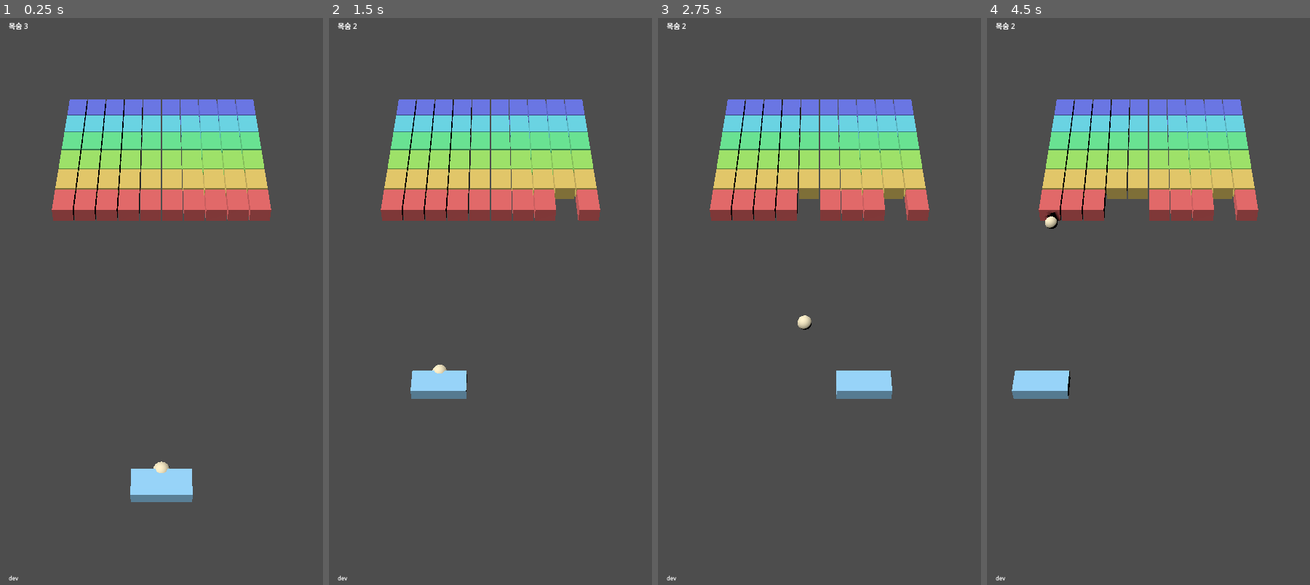
Above: before the commit, frames 1-4 (left to right).
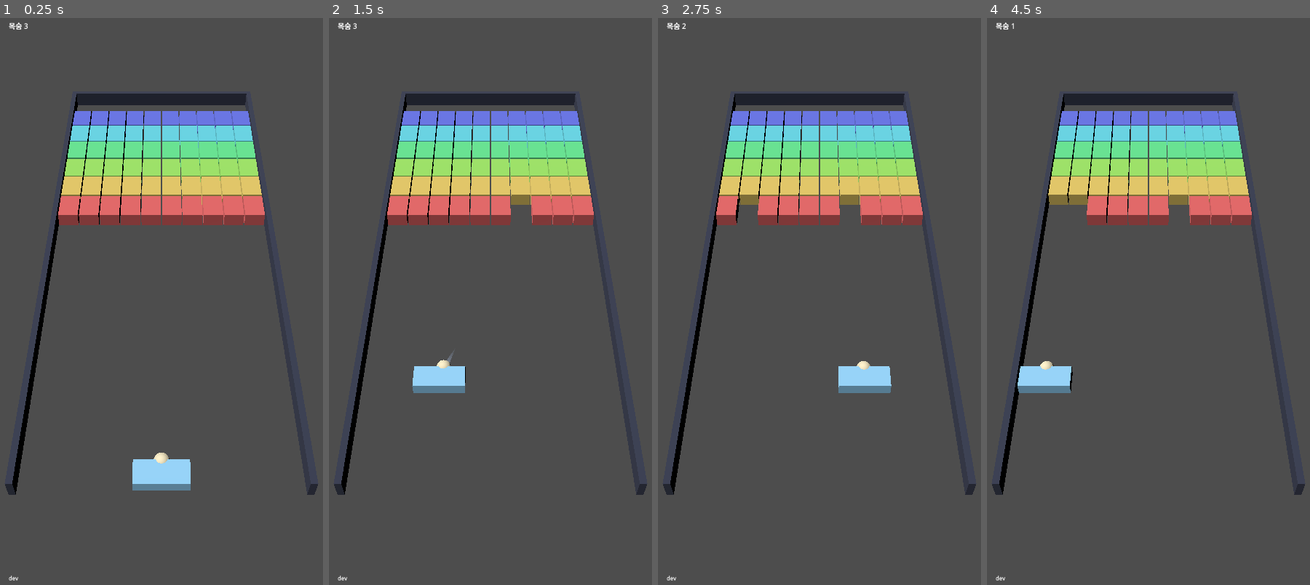
Above: after the commit, the same moments.

Repository: kjw5541a-hash/3DBlockBreaker
Game: Godot game, scene res://scenes/game.tscn
The game is run twice, just before and just after one commit, with the same random seed, the same clock (stepped at 60 frames per second) and the same inputs.
Inputs (mouse positions are in pixels of both pictures, inside the frame that each line leads up to):
- Up to frame 1 (0.25 s): no input
- Up to frame 2 (1.5 s): tap Enter at 0.5 s; move the mouse to (561, 273) at 0.52 s; click (561, 273) at 0.67 s; drag from (425, 329) to (474, 414) at 1.27 s
- Up to frame 3 (2.75 s): move the mouse to (851, 171) at 2.02 s; click (851, 171) at 2.17 s
- Up to frame 4 (4.5 s): drag from (1132, 414) to (1051, 210) at 2.77 s; move the mouse to (1245, 386) at 3.52 s; click (1245, 386) at 3.67 s; drag from (1051, 210) to (1100, 154) at 4.27 s

The runs differ from the first frame. In frame 1, 11% of the frame differs, in the area x 1-99%, y 13-86%; in frame 2, 11%; in frame 3, 11%; in frame 4, 11%, in the area x 1-99%, y 0-85%.

Commit message:
feat: 좌우·상단 벽 렌더링, 잘 맞은 공의 상한을 경과 시간에 비례시킴
1. 벽이 보인다
지금까지 벽은 resolve_walls() 안의 숫자일 뿐 화면에 아무것도 없었다.
판 옆이 그냥 빈 공간으로 보여서 어디까지가 판인지 눈으로 알 수 없었다.
좌·우·상 세 개의 BoxMesh 를 추가한다. 두께 0.16, 높이 0.5. 안쪽 면이
정확히 판 경계에 오도록 바깥으로만 두께를 준다 — 안쪽으로 주면 벽이 공을
먹는 것처럼 보여 경계를 보여주려던 목적이 뒤집힌다.

벽이 판 경계보다 0.16 바깥으로 나가므로 카메라 fov 를 26 → 27.5 로 넓혔다.
벽 바깥면 화각 12.88° 대 화면 한계 13.75° — 여유 6.3%. 세로 충전율 71% →
67%, 패들은 화면 아래에서 17% 지점. 카메라 프레이밍 테스트도 판 경계가
아니라 벽 바깥면을 보도록 고쳤다.

2. 잘 맞은 공의 상한이 시간에 따라 오른다
상한이 처음부터 34 면 시작 몇 초 만에 손댈 수 없는 공이 나온다.
v_max_at(elapsed) 이 V_MAX_START = 20 에서 V_MAX = 34 까지
V_MAX_RAMP_SEC = 90 초에 걸쳐 선형으로 오른다. paddle_bounce 가 상한을
상수 대신 인자로 받는다.

시작 상한 20 으로도 정점이 17.07 이라 상단 벽에 닿는다 — 초반부터 판
전체를 쓸 수 있고 위쪽 줄이 잠기지 않는다.

경과 시간은 공이 살아 있는 동안만 센다(attached 조기 반환 뒤에 더한다).
발사를 미루는 것으로 난이도를 낮출 수 있으면 규칙이 아니라 요령이 된다.
목숨을 다 잃고 처음부터 다시 시작하면 램프도 0 으로 돌아간다.

트레일의 색·길이 기준점은 절대 V_MAX 그대로 뒀다. 같은 색이 시각에 따라
다른 속도를 뜻하면 트레일이 읽히지 않는다.

테스트: _test_speed_cap_ramps_with_time(경계·단조·초반 천장 도달),
_test_early_game_caps_swing_speed(같은 최대 스윙이 0초와 90초에 다른 속도),
_test_walls_mark_the_boundary(벽 세 개, 재빌드 시 안 늘어남, 안쪽 면이
판 경계와 일치).

변이 확인: 상한을 다시 상수 V_MAX 로 되돌리면 "초반인데 시작 상한을
넘었다: 34.000000 > 20.000000", 벽을 경계 안쪽으로 밀면 "벽 안쪽 면이 판
경계와 어긋난다: 3.040000, 경계 3.200000" 으로 실패한다.

Co-Authored-By: Claude Opus 5 <noreply@anthropic.com>

Diff:
--- a/scenes/game.tscn
+++ b/scenes/game.tscn
@@ -14,7 +14,7 @@
 position = Vector3(0, 9.5, 12)
 rotation = Vector3(-0.386243, 0, 0)
 keep_aspect = 0
-fov = 26.0
+fov = 27.5
 
 [node name="DirectionalLight3D" type="DirectionalLight3D" parent="."]
 rotation = Vector3(-0.872665, -0.523599, 0)
--- a/scripts/ball_physics.gd
+++ b/scripts/ball_physics.gd
@@ -62,12 +62,13 @@
 #
 # 이미 패들에서 멀어지는 중이면 손대지 않는다. 접촉이 두 프레임 이어질 때
 # 두 번 튕겨 공이 패들 안에서 진동하는 것을 막는다.
-static func paddle_bounce(v_in: Vector2, normal: Vector2, paddle_vel: Vector2) -> Vector2:
+static func paddle_bounce(v_in: Vector2, normal: Vector2, paddle_vel: Vector2,
+		v_max: float) -> Vector2:
 	if v_in.dot(normal) >= 0.0:
 		return v_in
 	var out := reflect(v_in, normal) * Tuning.PADDLE_RESTITUTION
 	out += paddle_vel * Tuning.PADDLE_SPEED_TRANSFER
 	# 하한 없음. 가만히 받으면 반발계수만큼 계속 느려지고 도달 높이가
 	# 낮아진다 — 그 상태로 버티면 STALL_PADDLE_HITS 가 목숨을 가져간다.
-	out = clamp_speed(out, 0.0, Tuning.V_MAX)
+	out = clamp_speed(out, 0.0, v_max)
 	return enforce_min_angle(out, Tuning.MIN_ANGLE_DEG)
--- a/scripts/board_view.gd
+++ b/scripts/board_view.gd
@@ -6,6 +6,13 @@
 var _bricks: Dictionary = {}   # index -> MeshInstance3D
 var _ball: MeshInstance3D
 var _paddle: MeshInstance3D
+var _walls: Array[MeshInstance3D] = []
+
+# 순수 시각값. 물리는 여전히 (u, v) 평면의 선분 하나로 튕긴다. 안쪽 면이
+# 정확히 판 경계에 오도록 바깥으로만 두께를 준다 — 벽이 공을 먹는 것처럼
+# 보이면 경계를 보여주려던 목적이 뒤집힌다.
+const WALL_THICKNESS := 0.16
+const WALL_HEIGHT := 0.5
 
 # (u, v) 는 판 로컬 평면 좌표다. 판 노드가 25° 기울어져 있으므로 여기서는
 # 기울기를 몰라도 된다 — 로컬 좌표만 만든다. 기울기를 바꿔도 이 함수는
@@ -39,6 +46,10 @@
 	if _paddle == null:
 		_paddle = _make_paddle()
 		add_child(_paddle)
+	if _walls.is_empty():
+		for w in _make_walls():
+			_walls.append(w)
+			add_child(w)
 
 func refresh_bricks(grid: BrickGrid) -> void:
 	for row in Tuning.BRICK_ROWS:
@@ -81,6 +92,37 @@
 	m.cast_shadow = GeometryInstance3D.SHADOW_CASTING_SETTING_OFF
 	return m
 
+func wall_count() -> int:
+	return _walls.size()
+
+# 좌·우·상 세 개. 이게 없으면 남은 공간이 그냥 빈 곳으로 보여서 어디까지가
+# 판인지 눈으로 알 수 없다.
+func _make_walls() -> Array[MeshInstance3D]:
+	var t := WALL_THICKNESS
+	var top := Tuning.BOARD_TOP_V
+	var half := Tuning.BOARD_HALF_WIDTH
+	var out: Array[MeshInstance3D] = []
+	for side in [-1.0, 1.0]:
+		out.append(_make_wall(
+			Vector3(t, WALL_HEIGHT, top + t),
+			Vector2(side * (half + t * 0.5), (top + t) * 0.5)))
+	out.append(_make_wall(
+		Vector3(half * 2.0 + t * 2.0, WALL_HEIGHT, t),
+		Vector2(0.0, top + t * 0.5)))
+	return out
+
+func _make_wall(size: Vector3, center: Vector2) -> MeshInstance3D:
+	var mesh := BoxMesh.new()
+	mesh.size = size
+	var m := MeshInstance3D.new()
+	m.mesh = mesh
+	m.position = board_to_local(center, WALL_HEIGHT * 0.5)
+	var mat := StandardMaterial3D.new()
+	mat.albedo_color = Color(0.22, 0.24, 0.32)
+	m.material_override = mat
+	m.cast_shadow = GeometryInstance3D.SHADOW_CASTING_SETTING_OFF
+	return m
+
 func _make_ball() -> MeshInstance3D:
 	var mesh := SphereMesh.new()
 	mesh.radius = Tuning.BALL_RADIUS
--- a/scripts/game.gd
+++ b/scripts/game.gd
@@ -33,6 +33,7 @@
 		# 마지막 목숨을 잃으면 처음부터 다시 — 1단계에는 게임오버 화면이 없다.
 		if field.lives <= 0:
 			field.lives = Tuning.LIVES
+			field.elapsed = 0.0
 			field.grid.fill_all(1)
 			board.build(field.grid)
 	if not field.attached:
--- a/scripts/play_field.gd
+++ b/scripts/play_field.gd
@@ -10,6 +10,8 @@
 # 마지막으로 블럭을 깬 뒤 패들에 몇 번 튕겼는지. 속도 하한을 없앤 대신
 # 이 값이 교착을 끝낸다.
 var paddle_hits_since_brick: int = 0
+# 공이 살아 있던 누적 시간. 잘 맞은 공의 상한이 이 값으로 오른다.
+var elapsed: float = 0.0
 
 func _init() -> void:
 	grid = BrickGrid.new()
@@ -32,7 +34,7 @@
 	ball_vel = BallPhysics.enforce_min_angle(
 		BallPhysics.clamp_speed(
 			Vector2(0.0, Tuning.v_min()) + swing * Tuning.PADDLE_SPEED_TRANSFER,
-			Tuning.v_min(), Tuning.V_MAX),
+			Tuning.v_min(), Tuning.v_max_at(elapsed)),
 		Tuning.MIN_ANGLE_DEG)
 
 func step(target: Vector2, dt: float) -> Dictionary:
@@ -41,6 +43,7 @@
 	if attached:
 		ball_pos = paddle.pos + Vector2(0.0, Tuning.PADDLE_THICKNESS * 0.5 + Tuning.BALL_RADIUS)
 		return out
+	elapsed += dt
 
 	# 한 스텝 이동거리가 반지름을 넘지 않도록 쪼갠다. 안 쪼개면 빠른
 	# 공이 얇은 블럭을 그냥 통과한다.
@@ -66,7 +69,8 @@
 		if not out["paddle_hit"] and _touches_paddle():
 			var n_p := paddle.contact_normal(ball_pos.x)
 			var before := ball_vel
-			ball_vel = BallPhysics.paddle_bounce(before, n_p, paddle.vel)
+			ball_vel = BallPhysics.paddle_bounce(before, n_p, paddle.vel,
+				Tuning.v_max_at(elapsed))
 			if ball_vel != before:
 				out["paddle_hit"] = true
 				paddle_hits_since_brick += 1
--- a/scripts/tuning.gd
+++ b/scripts/tuning.gd
@@ -27,6 +27,11 @@
 const GRAVITY := 12.0
 const BALL_RADIUS := 0.18
 const V_MAX := 34.0
+# 상한이 처음부터 34 면 시작 몇 초 만에 손댈 수 없는 공이 나온다. 잘 맞은
+# 공의 상한을 경과 시간에 비례해 올려 초반을 느리게 만든다. V_MAX_START
+# 로도 상단 벽에는 닿는다(정점 17.07 > 16.0) — 초반부터 판 전체를 쓴다.
+const V_MAX_START := 20.0
+const V_MAX_RAMP_SEC := 90.0
 # 공이 수평에 가까워지면 좌우 벽만 오가며 영영 안 내려온다.
 const MIN_ANGLE_DEG := 15.0
 
@@ -65,5 +70,10 @@
 # 공 반지름과 패들 두께를 뺀 근사다. 실제로는 공 중심이 더 위에서 출발해
 # 최하단 줄 접촉면보다 조금 더 오른다 — 여유는 의도적으로 남긴다. 여유를
 # 없애면 탭 발사가 블럭에 못 닿는다.
+# 공이 살아서 굴러간 시간만 센다. 붙어 있는 동안은 안 센다 — 발사를 미루는
+# 것으로 난이도를 낮출 수 있으면 규칙이 아니라 요령이 된다.
+static func v_max_at(elapsed: float) -> float:
+	return lerpf(V_MAX_START, V_MAX, clampf(elapsed / V_MAX_RAMP_SEC, 0.0, 1.0))
+
 static func v_min() -> float:
 	return sqrt(2.0 * GRAVITY * (BRICK_BOTTOM_V - PADDLE_BAND_MIN_V))
--- a/tests/test_board_view.gd
+++ b/tests/test_board_view.gd
@@ -5,6 +5,7 @@
 	_test_tilted_board_lifts_far_end()
 	_test_brick_heights_differ_by_kind()
 	_test_build_and_remove_bricks()
+	_test_walls_mark_the_boundary()
 	print("test_board_view: OK")
 	quit()
 
@@ -48,3 +49,26 @@
 	assert(view.brick_count() == Tuning.BRICK_COLS * Tuning.BRICK_ROWS - 1,
 		"깬 블럭 메시가 안 사라졌다: %d" % view.brick_count())
 	view.free()
+
+# "공간은 남아 있는데 사실은 벽" 을 없애려는 것이다. 벽 세 개가 있고,
+# 안쪽 면이 정확히 판 경계에 붙어 있어야 경계가 거짓말을 안 한다.
+func _test_walls_mark_the_boundary() -> void:
+	var view := BoardView.new()
+	var g := BrickGrid.new()
+	g.fill_all(1)
+	view.build(g)
+	assert(view.wall_count() == 3, "벽이 세 개가 아니다: %d" % view.wall_count())
+	view.build(g)
+	assert(view.wall_count() == 3, "다시 지을 때 벽이 늘었다: %d" % view.wall_count())
+	assert(BoardView.WALL_THICKNESS > 0.0 and BoardView.WALL_HEIGHT > 0.0,
+		"벽이 안 보이는 크기다")
+	for w in view._walls:
+		var size: Vector3 = (w.mesh as BoxMesh).size
+		# 좌우 벽만 본다(상단 벽은 가로로 길다).
+		if size.x > size.z:
+			continue
+		var inner := absf(w.position.x) - size.x * 0.5
+		assert(is_equal_approx(inner, Tuning.BOARD_HALF_WIDTH),
+			"벽 안쪽 면이 판 경계와 어긋난다: %f, 경계 %f"
+			% [inner, Tuning.BOARD_HALF_WIDTH])
+	view.free()
--- a/tests/test_game_smoke.gd
+++ b/tests/test_game_smoke.gd
@@ -142,7 +142,9 @@
 		half_h = atan(tan(half_v) * aspect)
 
 	var inv := cam.global_transform.affine_inverse()
-	for u in [-Tuning.BOARD_HALF_WIDTH, Tuning.BOARD_HALF_WIDTH]:
+	# 벽 메시가 판 경계 바깥으로 두께만큼 더 나간다 — 그것까지 보여야 한다.
+	var edge := Tuning.BOARD_HALF_WIDTH + BoardView.WALL_THICKNESS
+	for u in [-edge, edge]:
 		for v in [0.0, Tuning.BOARD_TOP_V]:
 			var world: Vector3 = board.global_transform * BoardView.board_to_local(Vector2(u, v))
 			var l: Vector3 = inv * world
--- a/tests/test_play_field.gd
+++ b/tests/test_play_field.gd
@@ -5,6 +5,7 @@
 	_test_decay_sequence_never_stops()
 	_test_stall_costs_a_life()
 	_test_swing_accelerates_ball()
+	_test_early_game_caps_swing_speed()
 	_test_tilted_swing_changes_direction()
 	_test_paddle_never_double_bounces()
 	_test_ball_below_zero_costs_a_life()
@@ -157,3 +158,29 @@
 			break
 	assert(cleared, "마지막 블럭을 깼는데 cleared 가 안 나온다")
 	assert(f.grid.remaining() == 0, "블럭이 남아 있다")
+
+# 초반에는 아무리 세게 밀어도 V_MAX_START 를 못 넘는다. 램프가 다 오른
+# 뒤에는 그보다 빨라진다 — 같은 스윙, 다른 시각.
+func _test_early_game_caps_swing_speed() -> void:
+	var early := _max_swing_speed(0.0)
+	var late := _max_swing_speed(Tuning.V_MAX_RAMP_SEC)
+	# 공이 패들까지 떨어지는 몇 프레임 동안 램프도 조금 오른다.
+	assert(early <= Tuning.V_MAX_START + 0.1,
+		"초반인데 시작 상한을 넘었다: %f > %f" % [early, Tuning.V_MAX_START])
+	assert(late > early + 1.0,
+		"시간이 지나도 상한이 안 올랐다: %f -> %f" % [early, late])
+
+# 경과 시간을 넣고, 최대 속도로 밀며 받은 직후 속력을 돌려준다.
+func _max_swing_speed(elapsed: float) -> float:
+	var f := PlayField.new()
+	f.grid.fill_all(0)
+	f.attached = false
+	f.elapsed = elapsed
+	f.ball_pos = Vector2(0.0, Tuning.PADDLE_BAND_MAX_V + 1.0)
+	f.ball_vel = Vector2(0.0, -Tuning.V_MAX)
+	for i in 240:
+		var r := f.step(Vector2(0.0, Tuning.PADDLE_BAND_MAX_V), DT)
+		if r["paddle_hit"]:
+			return f.ball_vel.length()
+	assert(false, "패들에 안 맞았다")
+	return 0.0
--- a/tests/test_tuning.gd
+++ b/tests/test_tuning.gd
@@ -4,6 +4,7 @@
 	_test_v_min_reaches_bottom_row()
 	_test_v_min_falls_short_of_second_row()
 	_test_v_max_reaches_top()
+	_test_speed_cap_ramps_with_time()
 	_test_geometry_is_consistent()
 	print("test_tuning: OK")
 	quit()
@@ -28,6 +29,25 @@
 	assert(apex >= Tuning.BOARD_TOP_V,
 		"최대 속도로도 상단 벽에 못 닿는다: apex=%f" % apex)
 
+# 잘 맞은 공의 상한만 시간에 따라 오른다. 초반부터 34 면 손댈 수 없다.
+func _test_speed_cap_ramps_with_time() -> void:
+	assert(is_equal_approx(Tuning.v_max_at(0.0), Tuning.V_MAX_START),
+		"시작 상한이 V_MAX_START 가 아니다: %f" % Tuning.v_max_at(0.0))
+	assert(is_equal_approx(Tuning.v_max_at(Tuning.V_MAX_RAMP_SEC), Tuning.V_MAX),
+		"램프가 끝나도 V_MAX 에 안 닿는다: %f" % Tuning.v_max_at(Tuning.V_MAX_RAMP_SEC))
+	assert(is_equal_approx(Tuning.v_max_at(Tuning.V_MAX_RAMP_SEC * 10.0), Tuning.V_MAX),
+		"램프가 V_MAX 를 넘어간다: %f" % Tuning.v_max_at(Tuning.V_MAX_RAMP_SEC * 10.0))
+	var prev := Tuning.v_max_at(0.0)
+	for i in range(1, 10):
+		var now := Tuning.v_max_at(Tuning.V_MAX_RAMP_SEC * float(i) / 10.0)
+		assert(now > prev, "상한이 시간에 따라 안 오른다: %f -> %f" % [prev, now])
+		prev = now
+	assert(Tuning.V_MAX_START > Tuning.v_min(),
+		"시작 상한이 발사 속도보다 낮다")
+	# 초반에도 판 전체를 쓸 수 있어야 한다 — 안 그러면 위쪽 줄이 잠긴다.
+	assert(_apex(Tuning.V_MAX_START) >= Tuning.BOARD_TOP_V,
+		"시작 상한으로 상단 벽에 못 닿는다: apex=%f" % _apex(Tuning.V_MAX_START))
+
 func _test_geometry_is_consistent() -> void:
 	assert(Tuning.PADDLE_BAND_MAX_V < Tuning.BRICK_BOTTOM_V,
 		"패들 밴드가 블럭 격자와 겹친다")
